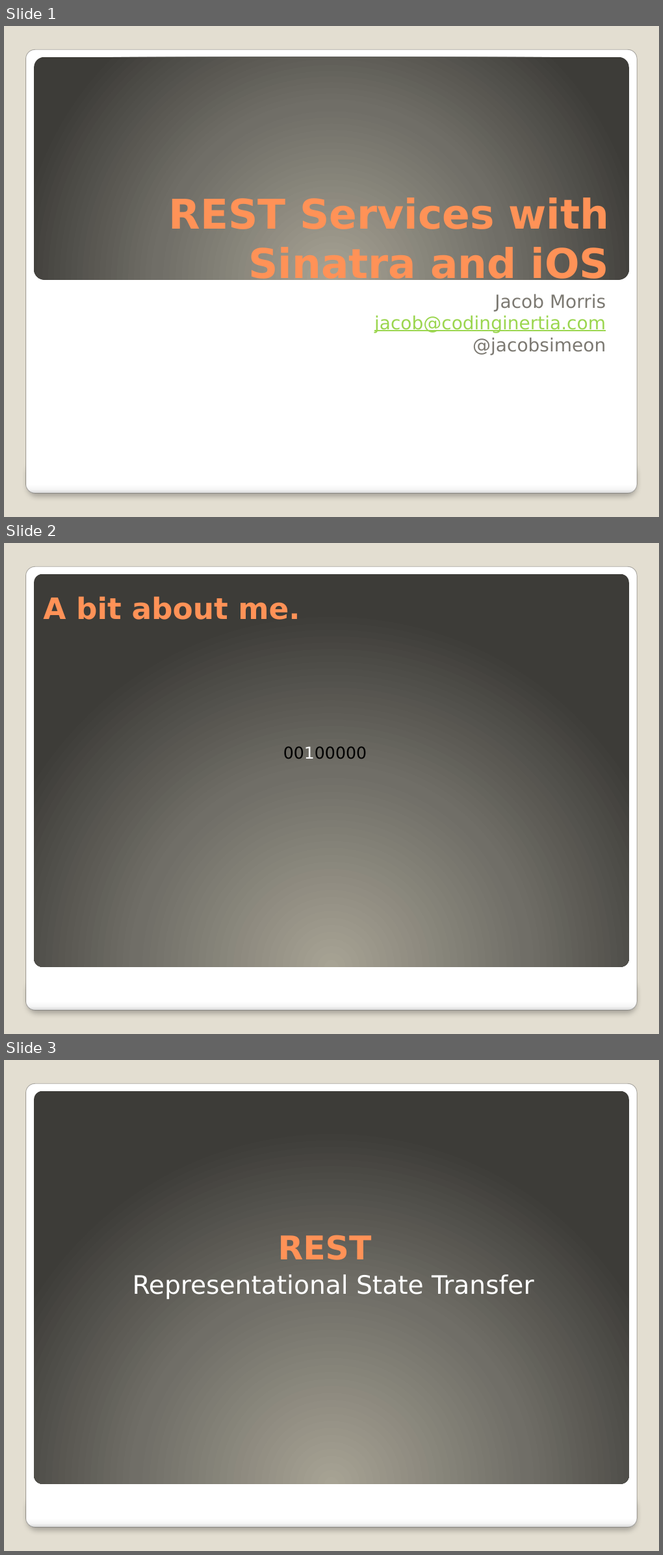
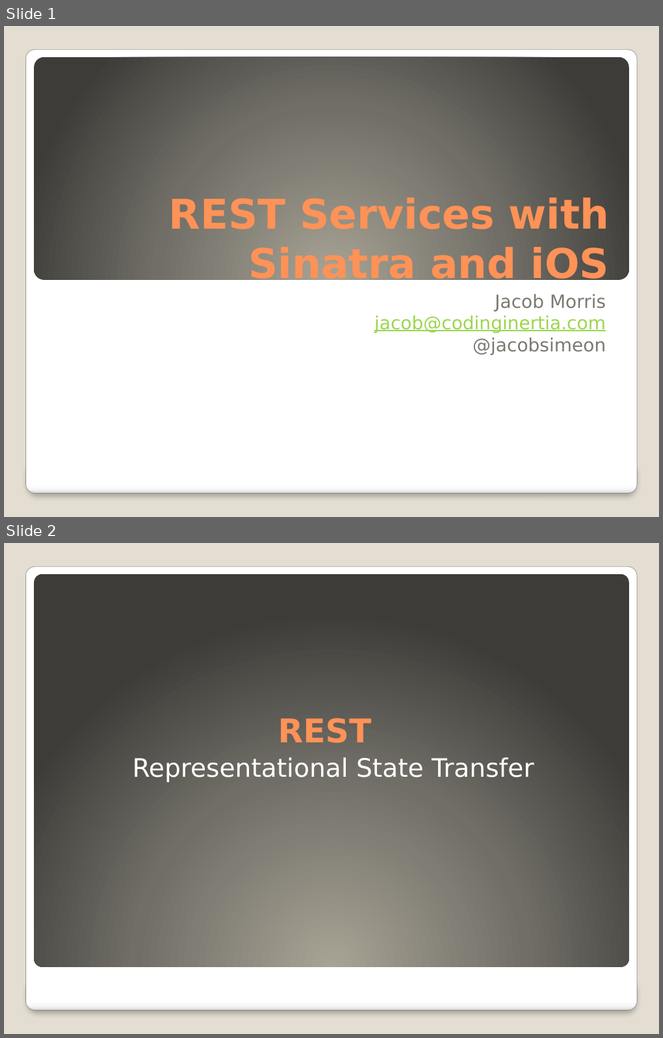
Before and after one commit to jacobsimeon/REST-Services-with-Sinatra-and-iOS, a slide deck: slides.pptx. Shown one above the other, each under a label of ours: slides 1, 2 and 3 before the commit, slides 1 and 2 after it. The pictures are 663x1555 and 663x1038 pixels, drawn with LibreOffice and Linux fonts; fonts in the diff are those of the drawing. Boxes give left, top, right and bottom in pixels: in the first picture for what was removed or moved away, otherwise in the second. Text is boxed around its words. In the diff, an @@ line names an element or a change of style, - is before the commit and + after.

```diff
--- a/slides.pptx
+++ b/slides.pptx
@@ slide 2 removed at bbox=[4, 543, 659, 1034], background #E3DED1; not listed: 3 template elements that a slide beside it also shows @@
@@ title removed at bbox=[43, 596, 300, 620] @@
-A bit about me.
@@ text removed at bbox=[284, 746, 367, 759] @@
-00100000
@@ what was slide 3 is now slide 2 @@
```
Also in this commit, not shown: 1 slide added, 1 other slide removed.
